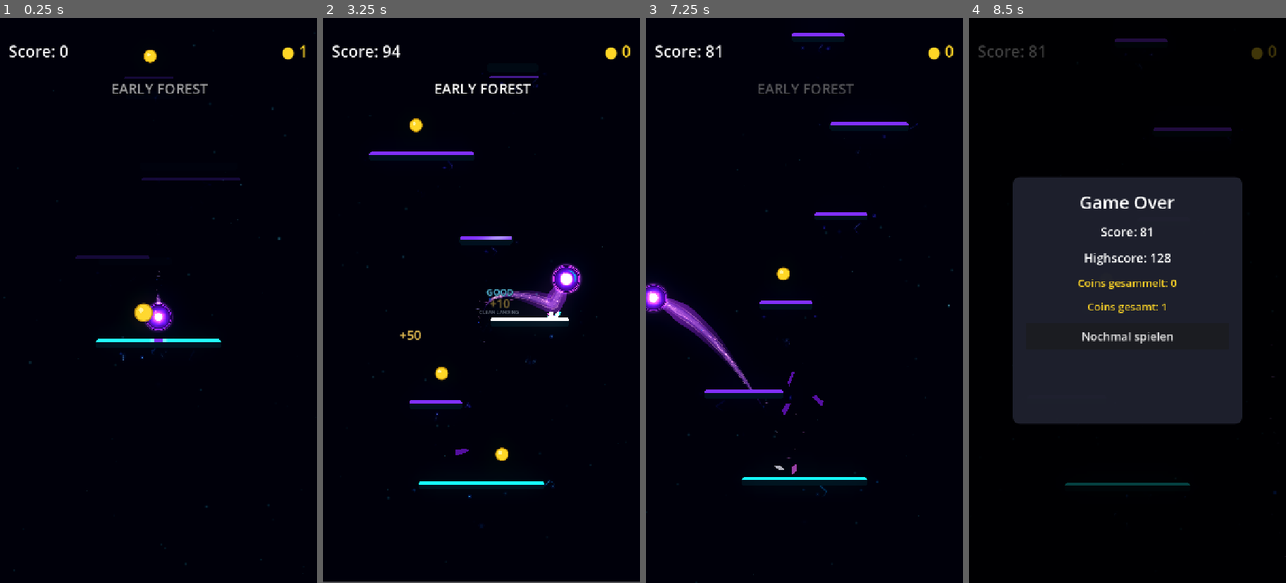
Above: before the commit, frames 1-4 (left to right).
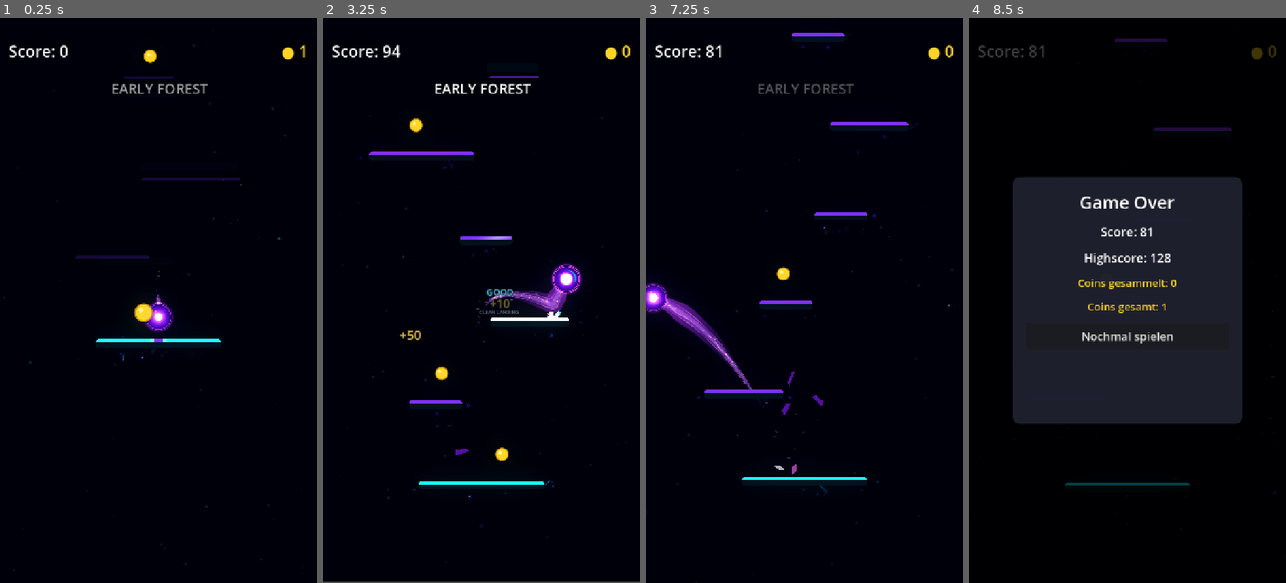
Above: after the commit, the same moments.

Repository: Kryodo/TowerJump
Game: Godot game, scene res://scenes/main.tscn
Same seed, same stepped clock (60 frames per second), same inputs: the game is played once before the commit and once after it.
Inputs (mouse positions are in pixels of both pictures, inside the frame that each line leads up to):
- Up to frame 1 (0.25 s): no input
- Up to frame 2 (3.25 s): move the mouse to (551, 272) at 0.52 s; hold Right (ui_right) 0.53-1.25 s; click (551, 272) at 0.67 s; drag from (418, 328) to (471, 193) at 1.27 s; click "Nochmal spielen" at 2 s; move the mouse to (513, 176) at 2.77 s; hold Right (ui_right) from 2.78 s (still down)
- Up to frame 3 (7.25 s): release Right (ui_right) at 3.5 s; drag from (788, 413) to (737, 193) at 3.52 s; move the mouse to (899, 385) at 4.27 s; hold Left (ui_left) 4.28-5 s; click "Nochmal spielen" at 5 s; drag from (709, 215) to (756, 159) at 5.77 s; move the mouse to (820, 300) at 6.52 s; hold Left (ui_left) from 6.53 s (still down); click (820, 300) at 6.67 s
- Up to frame 4 (8.5 s): release Left (ui_left) at 7.25 s; drag from (1079, 159) to (1064, 328) at 7.27 s; move the mouse to (1197, 272) at 8.02 s; hold Right (ui_right) from 8.03 s (still down)

The runs differ from the first frame. In frame 2, less than 0.1% of the frame differs, in the area x 11-82%, y 9-73%; in frame 3, less than 0.1%, in the area x 16-72%, y 2-69%; in frame 4, less than 0.1%.

Commit message:
Drive assembly fade through per-instance shader alpha

Diff:
--- a/scripts/platform.gd
+++ b/scripts/platform.gd
@@ -138,6 +138,7 @@
 		"platform_width",
 		width * width_scale
 	)
+	_visual.set_instance_shader_parameter("assembly_alpha", 1.0)
 
 	_visual.color = PLATFORM_BODY_COLOR
 
@@ -164,6 +165,7 @@
 	_neon_edge.set_instance_shader_parameter("platform_height", height)
 	_neon_edge.set_instance_shader_parameter("edge_height", EDGE_HEIGHT)
 	_neon_edge.set_instance_shader_parameter("idle_sheen_progress", -1.0)
+	_neon_edge.set_instance_shader_parameter("assembly_alpha", 1.0)
 
 	if _resonance_field != null and is_instance_valid(_resonance_field):
 		_resonance_field.call(
@@ -354,12 +356,23 @@
 		Vector2.ONE,
 		duration
 	).set_trans(Tween.TRANS_BACK).set_ease(Tween.EASE_OUT)
-	_assembly_tween.parallel().tween_property(
-		self,
-		"modulate",
-		Color.WHITE,
+	_assembly_tween.parallel().tween_method(
+		_set_assembly_alpha,
+		clampf(assembly_preview_alpha, 0.05, 0.45),
+		1.0,
 		duration * 0.88
 	).set_trans(Tween.TRANS_CUBIC).set_ease(Tween.EASE_OUT)
+	if _resonance_field != null and is_instance_valid(_resonance_field):
+		_resonance_field.visible = true
+		_resonance_field.modulate = Color(1.0, 1.0, 1.0, 0.0)
+		_assembly_tween.parallel().tween_property(
+			_resonance_field,
+			"modulate:a",
+			1.0,
+			duration * 0.68
+		).set_delay(minf(duration * 0.25, 0.12)).set_trans(
+			Tween.TRANS_CUBIC
+		).set_ease(Tween.EASE_OUT)
 	_assembly_tween.parallel().tween_property(
 		_neon_edge,
 		"position",
@@ -386,6 +399,16 @@
 	_neon_edge.position = Vector2.ZERO
 	_visual.scale = Vector2.ONE
 	_neon_edge.scale = Vector2.ONE
+	_set_assembly_alpha(1.0)
+	if _resonance_field != null and is_instance_valid(_resonance_field):
+		_resonance_field.visible = true
+		_resonance_field.modulate = Color.WHITE
+
+
+func _set_assembly_alpha(value: float) -> void:
+	var alpha: float = clampf(value, 0.0, 1.0)
+	_visual.set_instance_shader_parameter("assembly_alpha", alpha)
+	_neon_edge.set_instance_shader_parameter("assembly_alpha", alpha)
 
 
 func _set_assembly_preview_pose() -> void:
@@ -415,7 +438,11 @@
 	_neon_edge.position = edge_offset
 	_visual.scale = Vector2(0.92, 0.86)
 	_neon_edge.scale = Vector2(0.94, 0.90)
-	modulate = Color(1.0, 1.0, 1.0, clampf(assembly_preview_alpha, 0.05, 0.45))
+	modulate = Color.WHITE
+	_set_assembly_alpha(assembly_preview_alpha)
+	if _resonance_field != null and is_instance_valid(_resonance_field):
+		_resonance_field.visible = false
+		_resonance_field.modulate = Color.WHITE
 
 
 func _finish_assembly() -> void:
